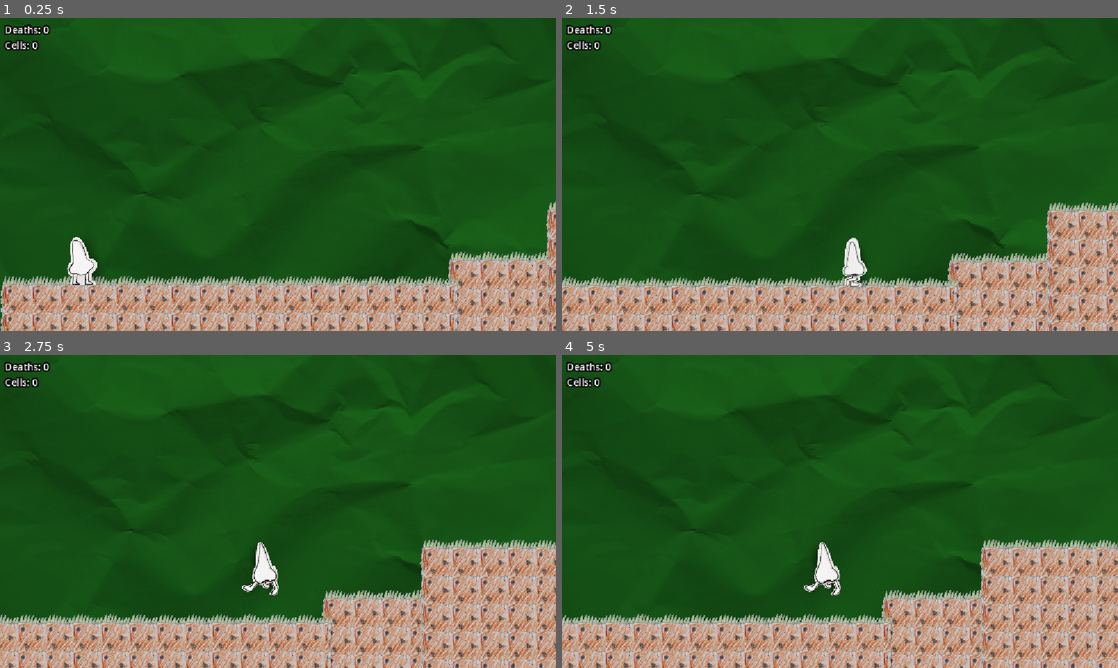
Above: before the commit, frames 1-4 (two rows, left to right).
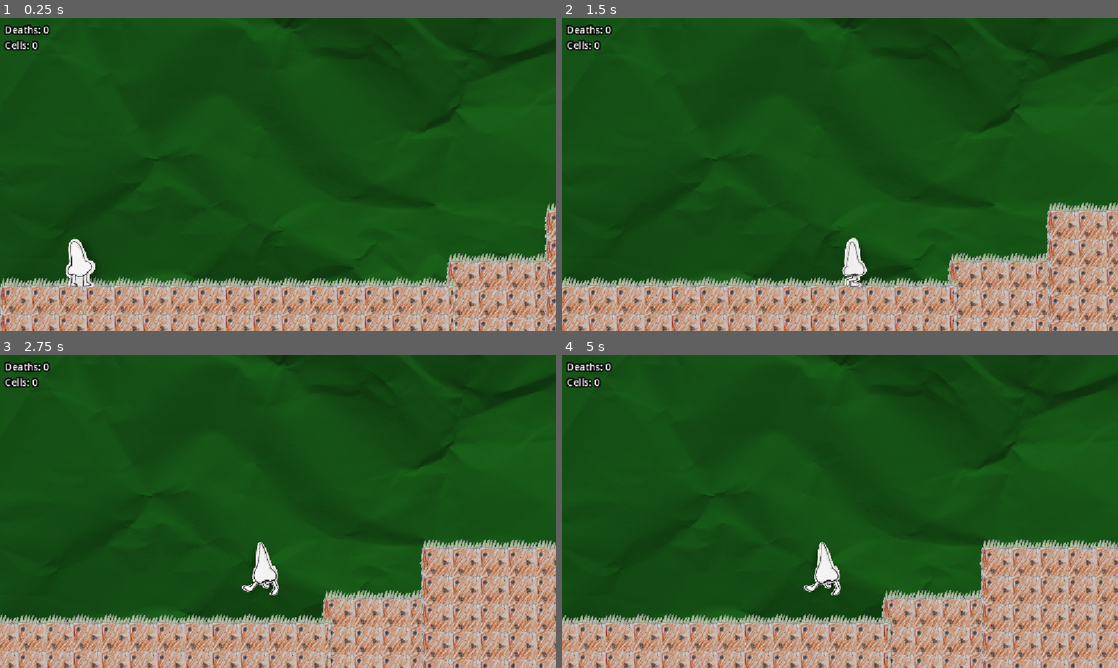
Above: after the commit, the same moments.

Repository: lmg-abe/runny-nose
Game: Godot game, scene res://area_1.tscn
Two runs of this game, one before a commit and one after it. Both use one fixed random seed, a clock stepped at 60 frames per second and the inputs below. The engine's default icon, where the game draws it, is replaced by a stand-in: a white triangle on a blue panel in a dark square.
Inputs:
- Up to frame 1 (0.25 s): no input
- Up to frame 2 (1.5 s): hold D (move_right) from 0.53 s (still down); tap 3 (dash) at 0.6 s; tap Space (jump) at 0.77 s; tap 2 (pick_up) at 1.35 s
- Up to frame 3 (2.75 s): tap Space (jump) at 1.52 s; release D (move_right) at 2.03 s; hold A (move_left) from 2.03 s (still down); tap 1 (sneeze) at 2.1 s
- Up to frame 4 (5 s): release A (move_left) at 2.78 s; hold D (move_right) 2.78-4.28 s; tap 3 (dash) at 2.85 s; tap Space (jump) at 3.02, 3.77, 4.52 s; tap 2 (pick_up) at 3.6 s; hold A (move_left) from 4.28 s (still down); tap 1 (sneeze) at 4.35 s

The runs differ from the first frame. In frame 1, 14% of the frame differs, in the area x 0-100%, y 0-100%; in frame 2, 1.6%; in frame 3, 1.4%; in frame 4, 1.4%.

Commit message:
gave bubbles & goop actual visuals
also added vertical parallax

Diff:
--- a/area_1.tscn
+++ b/area_1.tscn
@@ -18,7 +18,7 @@
 [node name="Area 1" type="Node2D" unique_id=1738656535]
 
 [node name="Camera2D" type="Camera2D" parent="." unique_id=473729213]
-position = Vector2(684, 113)
+position = Vector2(1369, -426)
 zoom = Vector2(0.4, 0.4)
 script = ExtResource("1_1rxqu")
 
@@ -28,7 +28,7 @@
 scale = Vector2(2, 2)
 texture = ExtResource("2_dfmo5")
 region_enabled = true
-region_rect = Rect2(853, 0, 34140, 1280)
+region_rect = Rect2(853, 0, 34140, 3840)
 script = ExtResource("3_7qacl")
 
 [node name="DeathPlane" type="Area2D" parent="." unique_id=883156438]
--- a/bubble.gd
+++ b/bubble.gd
@@ -1,5 +1,5 @@
 extends Area2D
-
+var animTimer : int = 0
 
 # Called when the node enters the scene tree for the first time.
 func _ready() -> void:
@@ -8,7 +8,9 @@
 
 # Called every frame. 'delta' is the elapsed time since the previous frame.
 func _process(delta: float) -> void:
-	pass
+	animTimer+=1
+	get_node("Icon").position = Vector2(0,sin((deg_to_rad(animTimer*5)))*8)
+
 
 
 func _on_body_entered(body: Node2D) -> void:
--- a/bubble.tscn
+++ b/bubble.tscn
@@ -1,7 +1,7 @@
 [gd_scene format=3 uid="uid://32q6niro3beh"]
 
 [ext_resource type="Script" uid="uid://cvkfumfmxx8s3" path="res://bubble.gd" id="1_n2mqj"]
-[ext_resource type="Texture2D" uid="uid://b32c5euv7m8ns" path="res://icon.svg" id="2_y2db8"]
+[ext_resource type="Texture2D" uid="uid://ii085jhxtja5" path="res://bubble.png" id="2_y2db8"]
 
 [sub_resource type="CircleShape2D" id="CircleShape2D_curir"]
 radius = 23.0
@@ -9,9 +9,9 @@
 [node name="Bubble" type="Area2D" unique_id=1661249779]
 script = ExtResource("1_n2mqj")
 
-[node name="Icon" type="Sprite2D" parent="." unique_id=2043066719]
-modulate = Color(0, 0, 1, 1)
-scale = Vector2(0.4, 0.4)
+[node name="Icon" type="Sprite2D" parent="." unique_id=68477828]
+position = Vector2(3, 2)
+scale = Vector2(0.545, 0.545)
 texture = ExtResource("2_y2db8")
 
 [node name="CollisionShape2D" type="CollisionShape2D" parent="." unique_id=1134641227]
--- a/do paralax.gd
+++ b/do paralax.gd
@@ -3,4 +3,5 @@
 
 # Called every frame. 'delta' is the elapsed time since the previous frame.
 func _process(delta: float) -> void:
-	set_position(Vector2((-get_parent().position.x) / 10, 0))
+	#set_position(Vector2((-get_parent().position.x) / 10, 0))
+	set_position((-get_parent().position) / 20)
--- a/goop.gd
+++ b/goop.gd
@@ -1,6 +1,6 @@
 extends Area2D
 
-
+var animTimer : int = 0
 # Called when the node enters the scene tree for the first time.
 func _ready() -> void:
 	pass # Replace with function body.
@@ -8,7 +8,9 @@
 
 # Called every frame. 'delta' is the elapsed time since the previous frame.
 func _process(delta: float) -> void:
-	pass
+	animTimer+=1
+	get_node("Icon").position = Vector2(0,sin((deg_to_rad(animTimer*5)))*8)
+
 
 func _on_body_entered(body: Node2D) -> void:
 	Global.goops += 1
--- a/goop.tscn
+++ b/goop.tscn
@@ -1,7 +1,7 @@
 [gd_scene format=3 uid="uid://kkyiuw4k8h5a"]
 
 [ext_resource type="Script" uid="uid://cc57y3lv6y08s" path="res://goop.gd" id="1_t7hpo"]
-[ext_resource type="Texture2D" uid="uid://b32c5euv7m8ns" path="res://icon.svg" id="2_vj6bd"]
+[ext_resource type="Texture2D" uid="uid://d2t1g3th8b7xp" path="res://goop.png" id="2_vj6bd"]
 
 [sub_resource type="CircleShape2D" id="CircleShape2D_efxa6"]
 radius = 28.0
@@ -9,9 +9,8 @@
 [node name="Goop" type="Area2D" unique_id=449165765]
 script = ExtResource("1_t7hpo")
 
-[node name="Icon" type="Sprite2D" parent="." unique_id=1799172473]
-modulate = Color(0, 1, 0, 1)
-scale = Vector2(0.4, 0.4)
+[node name="Icon" type="Sprite2D" parent="." unique_id=186883010]
+scale = Vector2(0.575, 0.575)
 texture = ExtResource("2_vj6bd")
 
 [node name="CollisionShape2D" type="CollisionShape2D" parent="." unique_id=1876069290]
Binary file added: bubble.png
Not shown, added: bubble.png.import
Binary file added: goop.png
Not shown, added: goop.png.import
